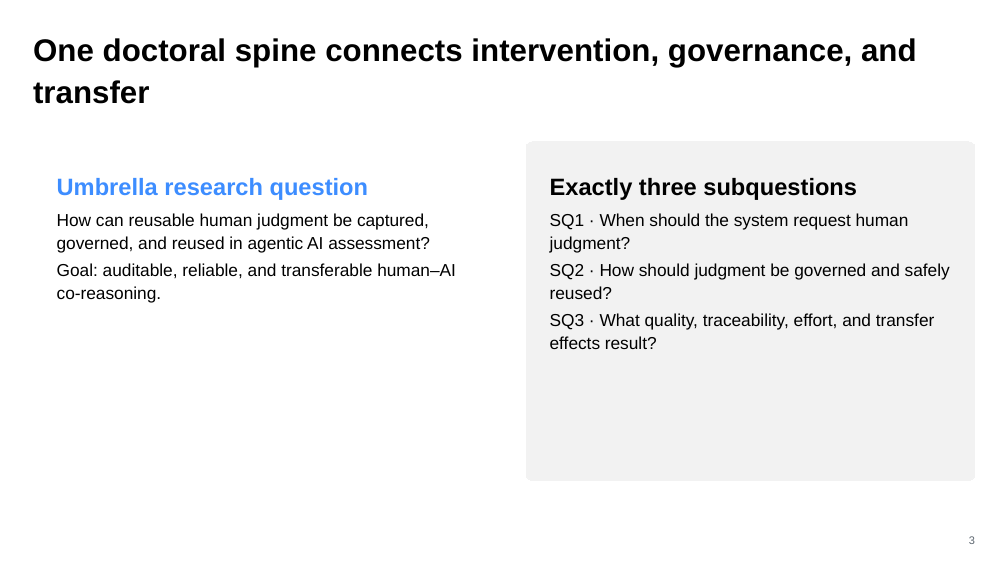
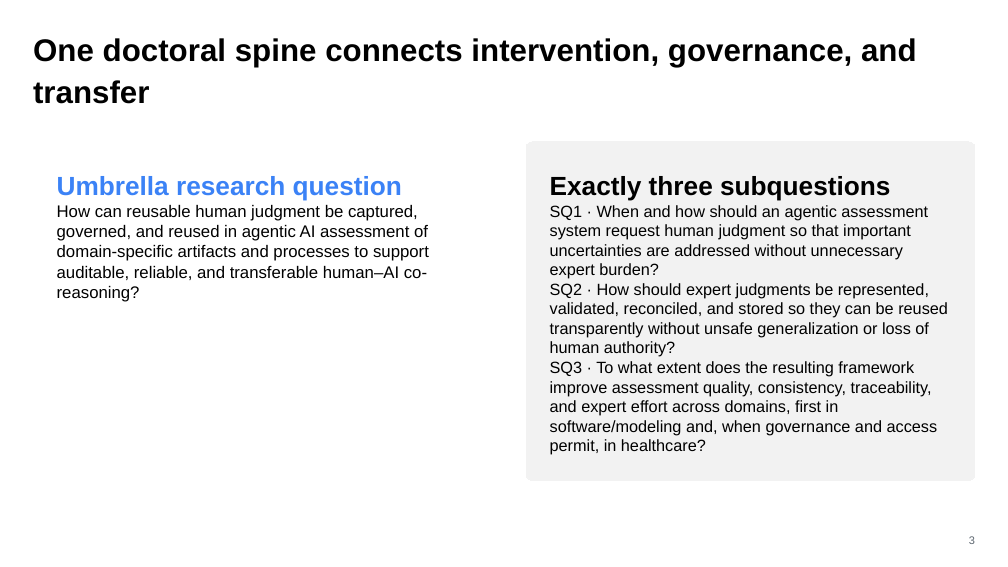
Before and after one commit to AliHamed17/Vego-Ai, a slide deck: slide 3 of presentations/VEGO-AI-Iris-Supervisor-Decisions-2026-08-05.pptx. Drawn at 1008x567 pixels with LibreOffice and Linux fonts; fonts in the diff are those of the drawing. Boxes give left, top, right and bottom in pixels: in the first picture for what was removed or moved away, otherwise in the second. Text is boxed around its words. In the diff, an @@ line names an element or a change of style, - is before the commit and + after.

```diff
--- a/presentations/VEGO-AI-Iris-Supervisor-Decisions-2026-08-05.pptx
+++ b/presentations/VEGO-AI-Iris-Supervisor-Decisions-2026-08-05.pptx
@@ text at box(57, 176, 402, 201): size 22.5 to 25 pt, text colour #3D8DFF to #3B82F6 in "Umbrella research question"; line spacing 1.1 to 1; less space between paragraphs @@
@@ text at box(550, 176, 890, 201): size 22.5 to 25 pt in "Exactly three subquestions"; line spacing 1.1 to 1; less space between paragraphs @@
@@ text at box(57, 205, 429, 302): text changed; size 16.5 to 16 pt @@
-How can reusable human judgment be captured, governed, and reused in agentic AI assessment?
-Goal: auditable, reliable, and transferable human–AI co-reasoning.
+How can reusable human judgment be captured, governed, and reused in agentic AI assessment of domain-specific artifacts and processes to support auditable, reliable, and transferable human–AI co-reasoning?
@@ text at box(550, 205, 948, 455): text changed; size 16.5 to 15.5 pt @@
-SQ1 · When should the system request human judgment?
-SQ2 · How should judgment be governed and safely reused?
-SQ3 · What quality, traceability, effort, and transfer effects result?
+SQ1 · When and how should an agentic assessment system request human judgment so that important uncertainties are addressed without unnecessary expert burden?
+SQ2 · How should expert judgments be represented, validated, reconciled, and stored so they can be reused transparently without unsafe generalization or loss of human authority?
+SQ3 · To what extent does the resulting framework improve assessment quality, consistency, traceability, and expert effort across domains, first in software/modeling and, when governance and access permit, in healthcare?
```
Also in this commit, not shown: 11 other slides changed, 38 other files.
